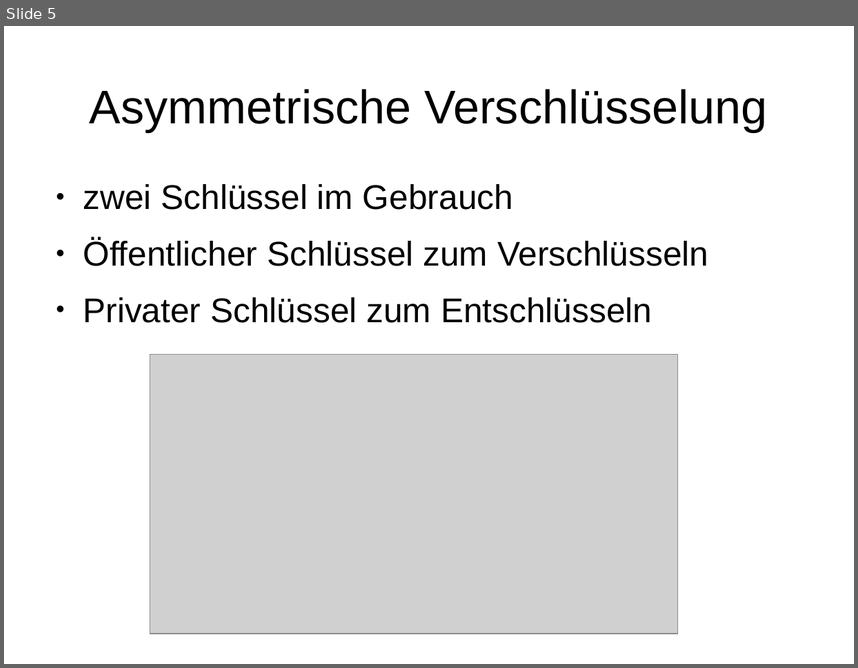
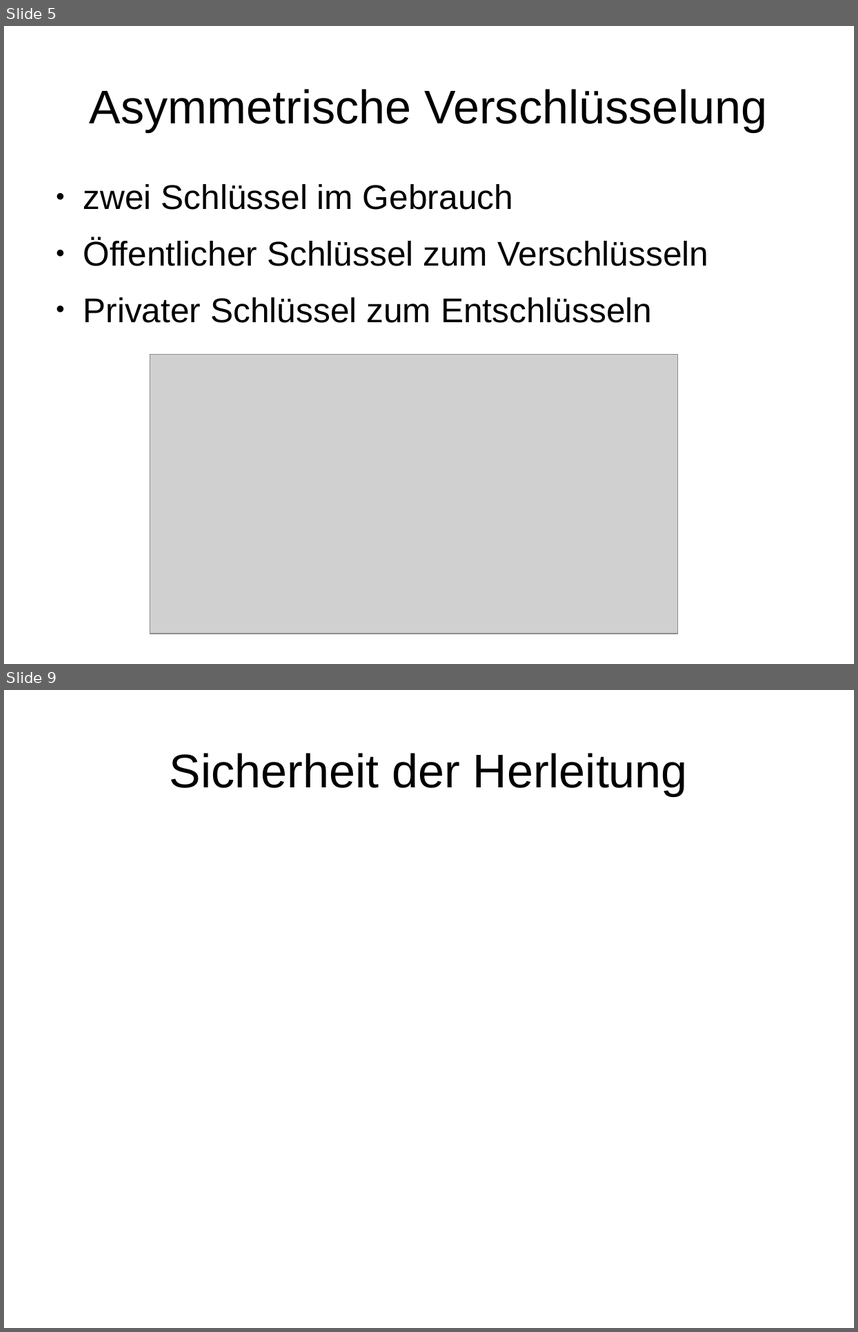
Before and after one commit to stadler-tom/schreibzeug, a slide deck: Presentation/Hauptseminar_RSA.odp. Shown one above the other, each under a label of ours: slide 5 before the commit, slides 5 and 9 after it; the slides between them are not shown. The pictures are 858x668 and 858x1332 pixels, drawn with LibreOffice and Linux fonts; fonts in the diff are those of the drawing; grey boxes stand for pictures. Boxes give left, top, right and bottom in pixels: in the first picture for what was removed or moved away, otherwise in the second. Text is boxed around its words. In the diff, an @@ line names an element or a change of style, - is before the commit and + after.

```diff
--- a/Presentation/Hauptseminar_RSA.odp
+++ b/Presentation/Hauptseminar_RSA.odp
@@ slide 9 added at box(4, 690, 854, 1328), background #FFFFFF @@
@@ title added at box(170, 753, 688, 796), 44 pt, text #000000 @@
+Sicherheit der Herleitung
```
Also in this commit, not shown: 1 slide changed, 4 other slides added, 1 other file.
